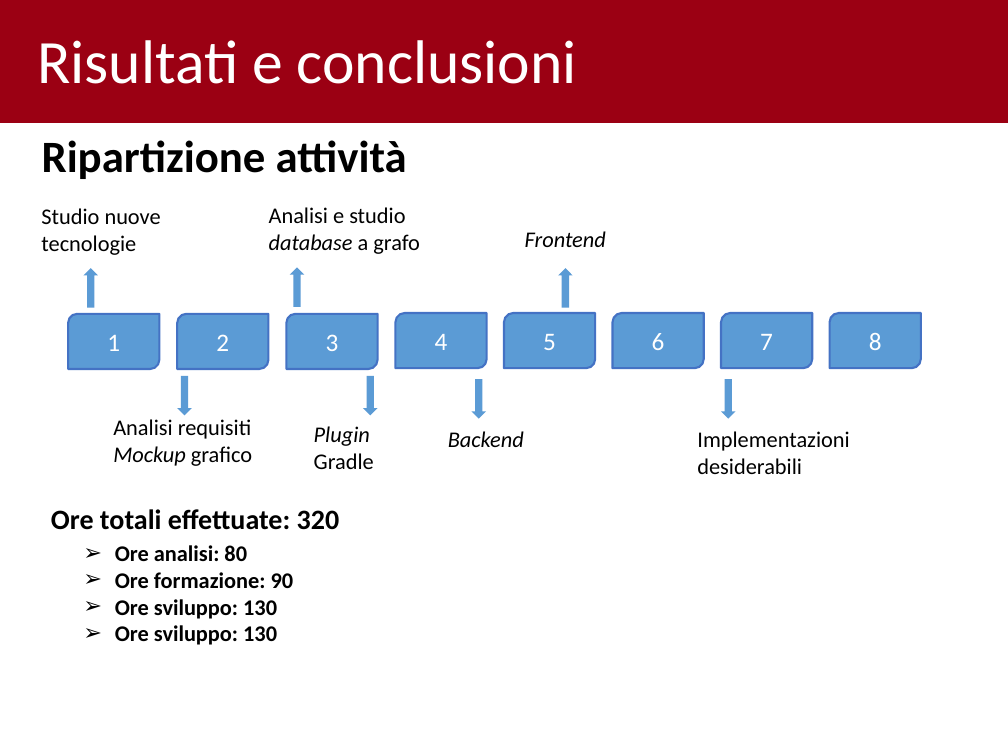
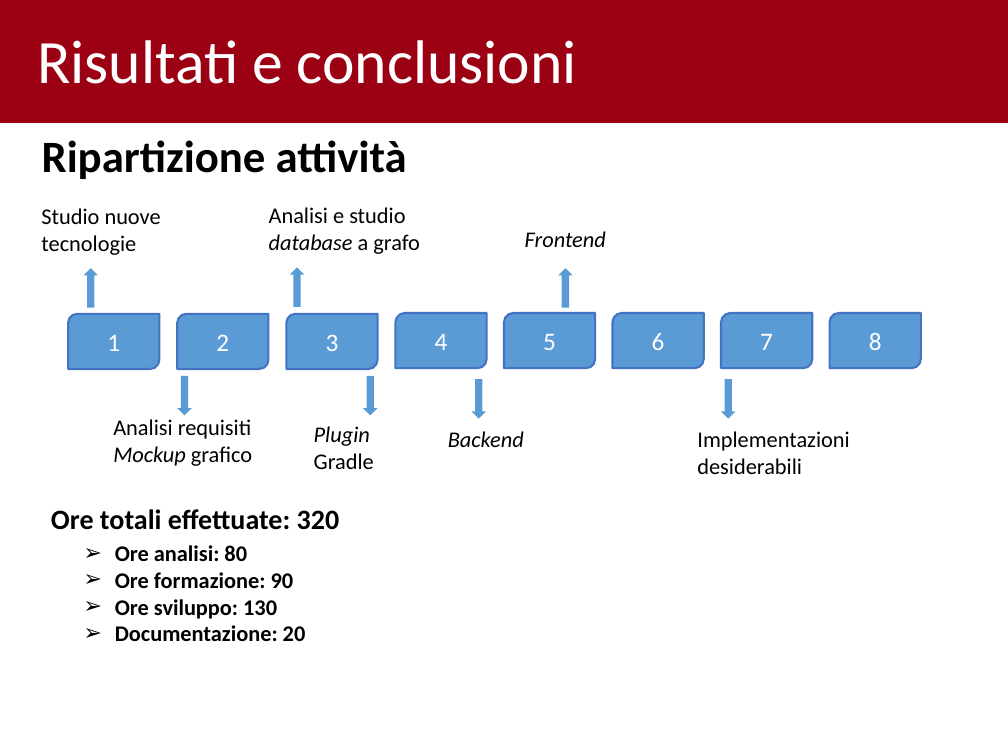
Before and after one commit to legrottagliegionata/tesi_unipd, a slide deck: slide 12 of Presentazione.pptx. Drawn at 1008x756 pixels with LibreOffice and Linux fonts; fonts in the diff are those of the drawing; background and template pictures are left out. Boxes give left, top, right and bottom in pixels: in the first picture for what was removed or moved away, otherwise in the second. Text is boxed around its words. In the diff, an @@ line names an element or a change of style, - is before the commit and + after.

```diff
--- a/Presentazione.pptx
+++ b/Presentazione.pptx
@@ text at [115, 625, 306, 641]: text changed @@
-➢ Ore sviluppo: 130
+➢ Documentazione: 20
```
Also in this commit, not shown: 1 other slide changed, 4 other files.
